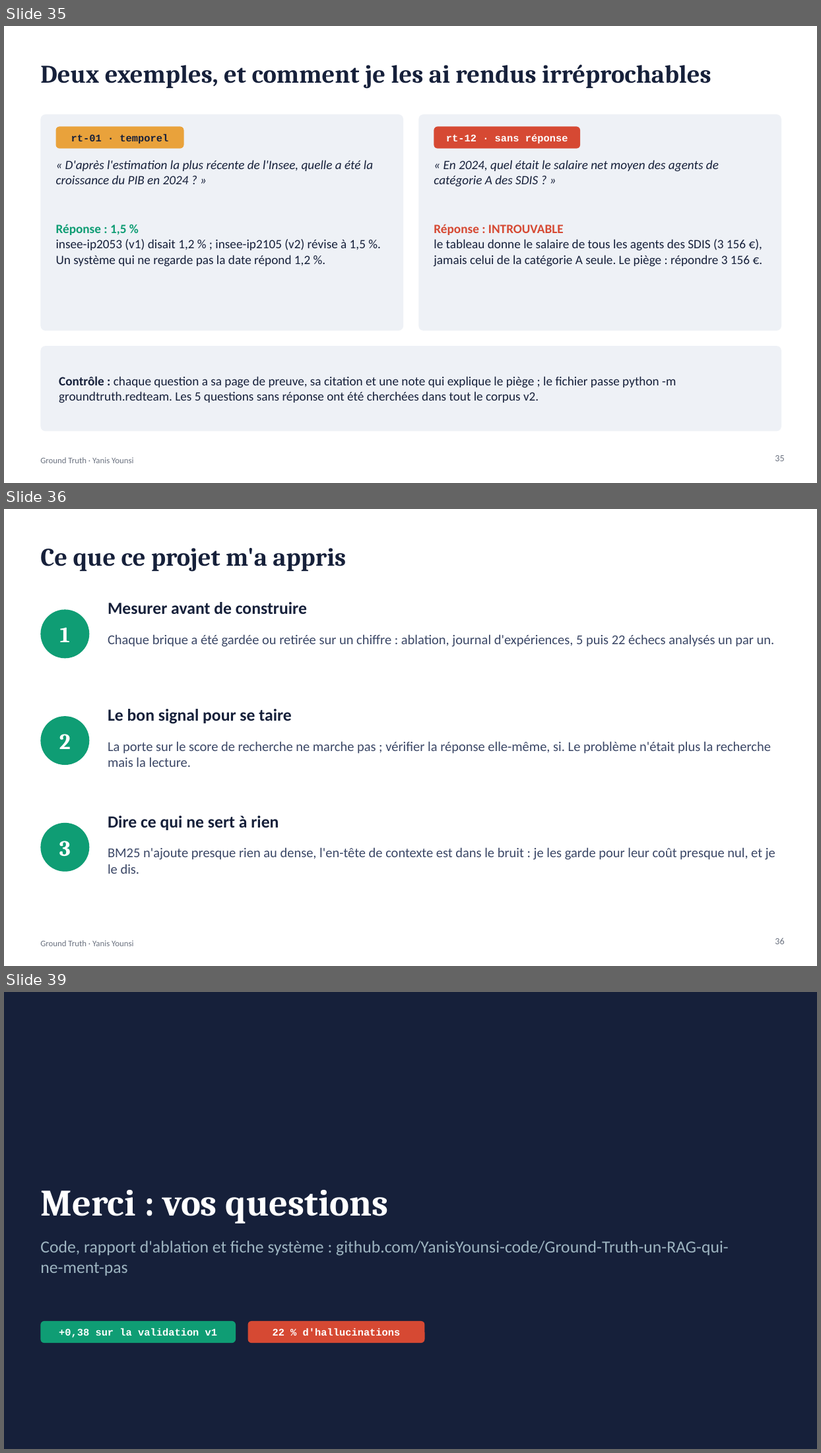
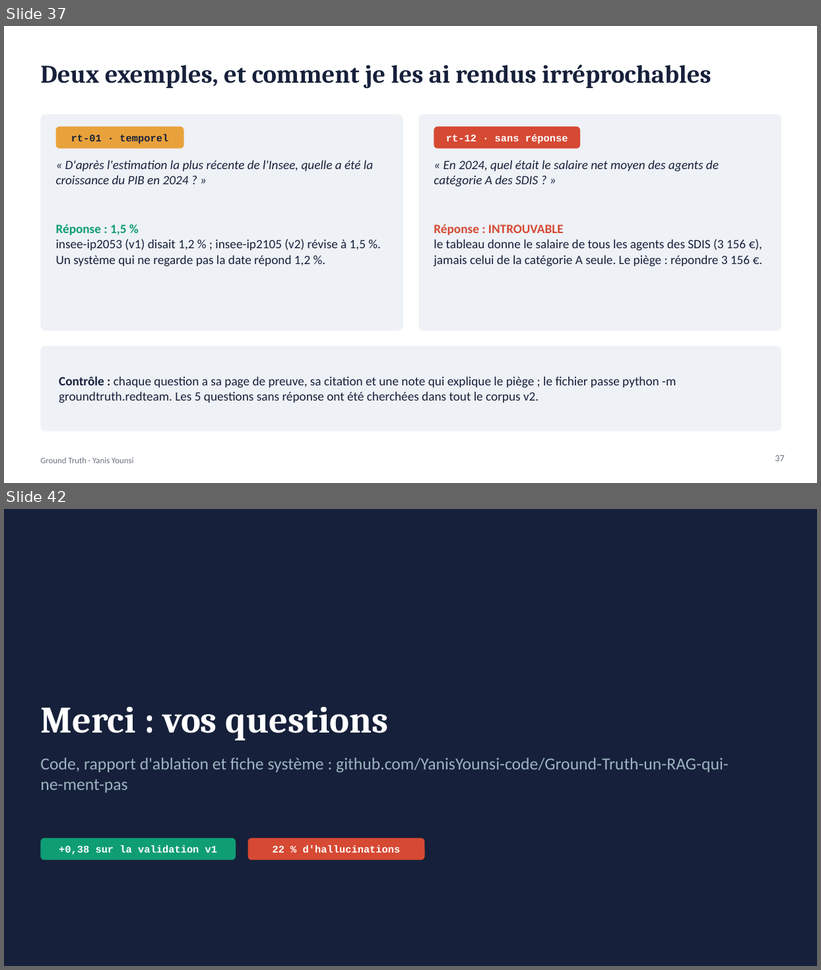
Before and after one commit to YanisYounsi-code/Ground-Truth-un-RAG-qui-ne-ment-pas, a slide deck: soutenance/soutenance_ground_truth.pptx. Shown one above the other, each under a label of ours: slides 35, 36 and 39 before the commit, slides 37 and 42 after it; the slides between them are not shown. The pictures are 821x1453 and 821x970 pixels, drawn with LibreOffice and Linux fonts; fonts in the diff are those of the drawing. Boxes give left, top, right and bottom in pixels: in the first picture for what was removed or moved away, otherwise in the second. Text is boxed around its words. In the diff, an @@ line names an element or a change of style, - is before the commit and + after.

```diff
--- a/soutenance/soutenance_ground_truth.pptx
+++ b/soutenance/soutenance_ground_truth.pptx
@@ slide 36 removed at [4,509,817,966], background #FFFFFF; not listed: 1 template element that a slide beside it also shows @@
@@ title removed at [40,548,346,572] @@
-Ce que ce projet m'a appris
@@ text removed at [108,602,307,614] @@
-Mesurer avant de construire
@@ ellipse removed at [40,609,89,658] @@
@@ text removed at [60,627,70,642] @@
-1
@@ text removed at [108,634,775,647] @@
-Chaque brique a été gardée ou retirée sur un chiffre : ablation, journal d'expériences, 5 puis 22 échecs analysés un par un.
@@ ellipse removed at [40,716,89,765] @@
@@ text removed at [108,709,291,724] @@
-Le bon signal pour se taire
@@ text removed at [59,734,71,749] @@
-2
@@ text removed at [108,741,771,767] @@
-La porte sur le score de recherche ne marche pas ; vérifier la réponse elle-même, si. Le problème n'était plus la recherche mais la lecture.
@@ ellipse removed at [40,823,89,872] @@
@@ text removed at [108,816,279,830] @@
-Dire ce qui ne sert à rien
@@ text removed at [59,841,71,857] @@
-3
@@ text removed at [108,848,776,874] @@
-BM25 n'ajoute presque rien au dense, l'en-tête de contexte est dans le bruit : je les garde pour leur coût presque nul, et je le dis.
@@ page number removed at [775,938,784,945] @@
-36
@@ what was slide 35 is now slide 37 @@
@@ page number at [775,456,784,462]: text changed @@
-35
+37
@@ what was slide 39 is now slide 42 @@
```
Also in this commit, not shown: 12 slides changed, 5 slides added, 1 other slide removed.
